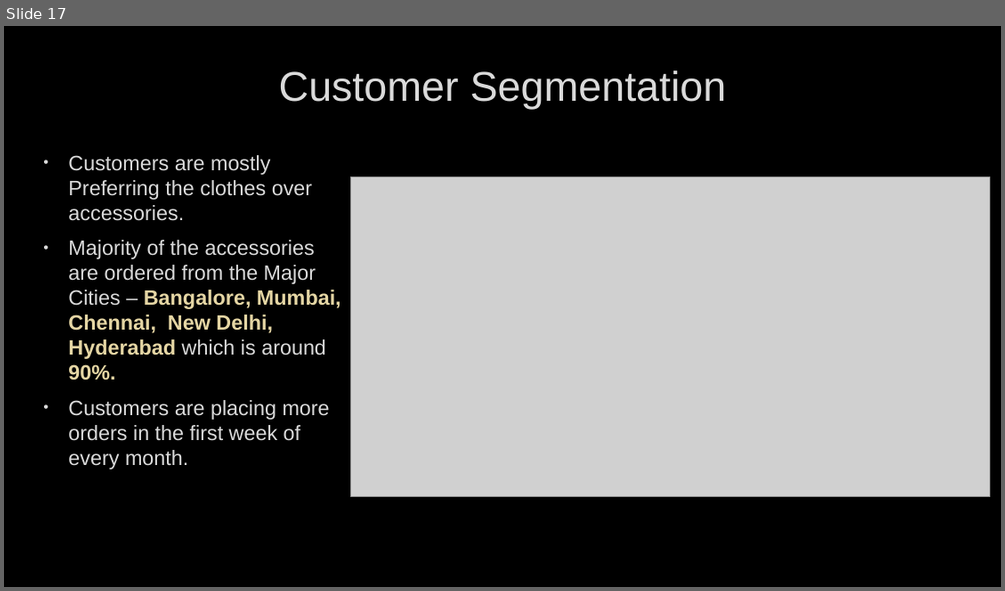
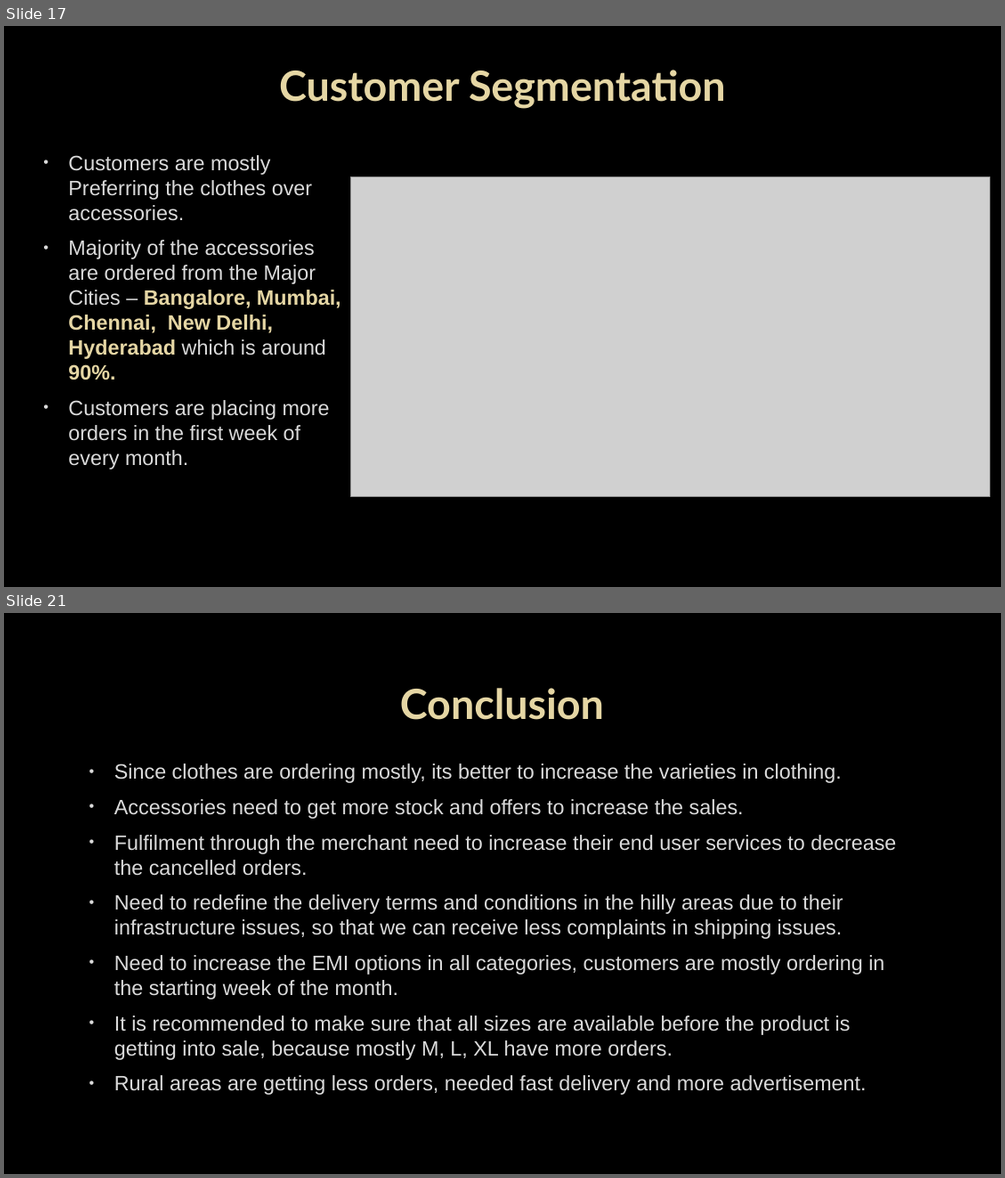
Before and after one commit to saikrishnatandasi/amazon-innobyte, a slide deck: Amazon Sales Analysis.pptx. Shown one above the other, each under a label of ours: slide 17 before the commit, slides 17 and 21 after it; the slides between them are not shown. The pictures are 1005x591 and 1005x1178 pixels, drawn with LibreOffice and Linux fonts; fonts in the diff are those of the drawing; grey boxes stand for pictures; background and template pictures are left out. Boxes give left, top, right and bottom in pixels: in the first picture for what was removed or moved away, otherwise in the second. Text is boxed around its words. In the diff, an @@ line names an element or a change of style, - is before the commit and + after.

```diff
--- a/Amazon Sales Analysis.pptx
+++ b/Amazon Sales Analysis.pptx
@@ slide 21 added at (4,613,1001,1174), background picture (left out) @@
@@ title added at (400,688,604,720), 40 pt, text #E5D6A4, bold @@
+Conclusion
@@ text added at (114,763,896,1094), 20 pt, text #DADADA @@
+• Since clothes are ordering mostly, its better to increase the varieties in clothing.
+• Accessories need to get more stock and offers to increase the sales.
+• Fulfilment through the merchant need to increase their end user services to decrease the cancelled orders.
+• Need to redefine the delivery terms and conditions in the hilly areas due to their infrastructure issues, so that we can receive less complaints in shipping issues.
+• Need to increase the EMI options in all categories, customers are mostly ordering in the starting week of the month.
+• It is recommended to make sure that all sizes are available before the product is getting into sale, because mostly M, L, XL have more orders.
+• Rural areas are getting less orders, needed fast delivery and more advertisement.
@@ slide 17 changed as well @@
@@ title "Customer Segmentation" at (279,70,726,109): font Arial to Lato, text colour #DADADA to #E5D6A4, bold on @@
```
Also in this commit, not shown: 16 other slides changed, 4 other slides added, 1 slide removed, 3 other files.
